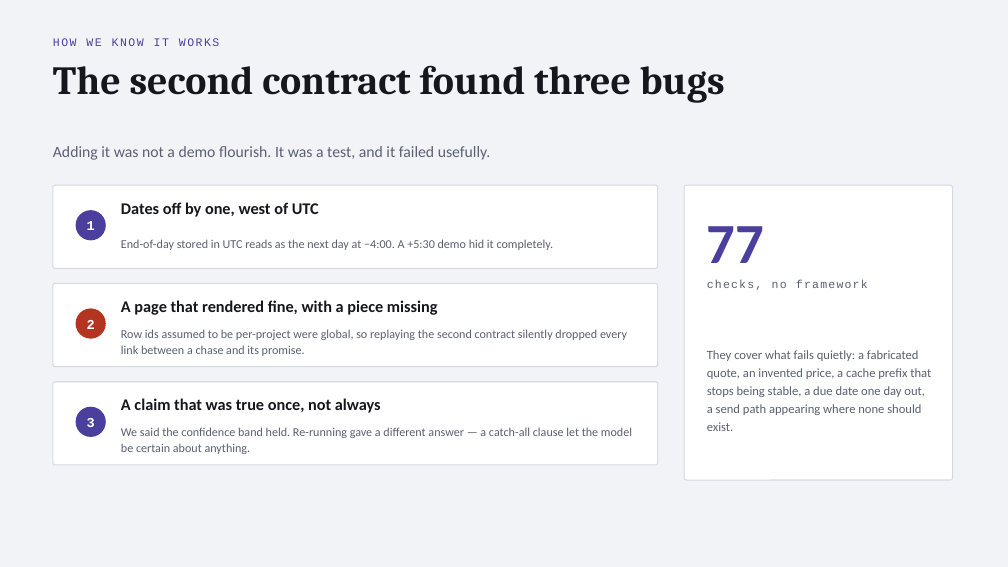
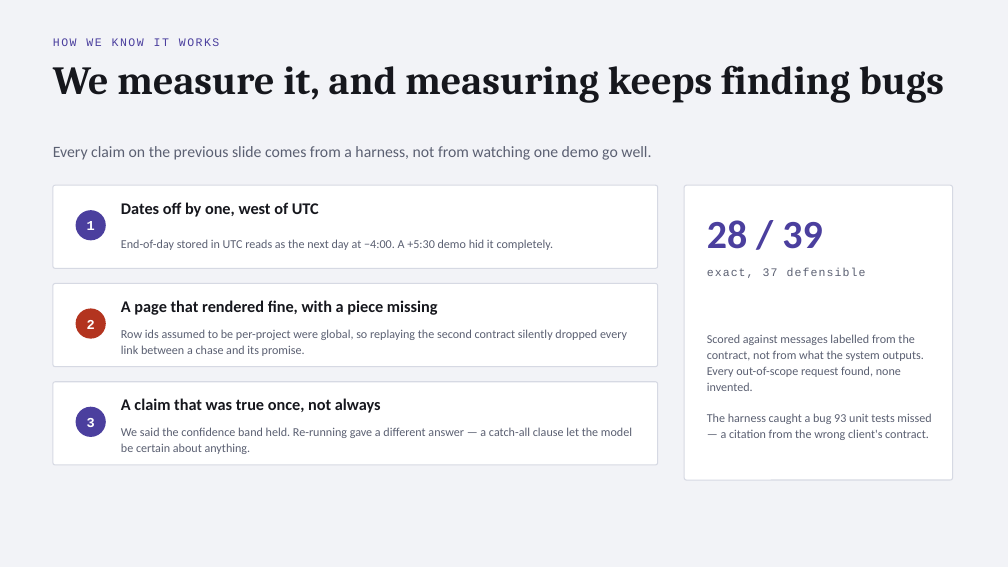
Before and after one commit to AMREESHAYS/chief-of-staff, a slide deck: slide 9 of deck/chief-of-staff.pptx. Drawn at 1008x567 pixels with LibreOffice and Linux fonts; fonts in the diff are those of the drawing. Boxes give left, top, right and bottom in pixels: in the first picture for what was removed or moved away, otherwise in the second. Text is boxed around its words. In the diff, an @@ line names an element or a change of style, - is before the commit and + after.

```diff
--- a/deck/chief-of-staff.pptx
+++ b/deck/chief-of-staff.pptx
@@ text at (53,65,944,103): text changed @@
-The second contract found three bugs
+We measure it, and measuring keeps finding bugs
@@ text at (53,146,651,160): text changed @@
-Adding it was not a demo flourish. It was a test, and it failed usefully.
+Every claim on the previous slide comes from a harness, not from watching one demo go well.
@@ text at (707,220,822,249): text changed; size 54 to 38 pt @@
-77
+28 / 39
@@ text at (707,268,866,278): text changed @@
-checks, no framework
+exact, 37 defensible
@@ text at (707,334,931,440): text changed; size 12 to 11.5 pt @@
-They cover what fails quietly: a fabricated quote, an invented price, a cache prefix that stops being stable, a due date one day out, a send path appearing where none should exist.
+Scored against messages labelled from the contract, not from what the system outputs. Every out-of-scope request found, none invented.
+The harness caught a bug 93 unit tests missed — a citation from the wrong client's contract.
```
Also in this commit, not shown: 3 other slides changed, 1 slide added, 1 slide removed, 2 other files.
